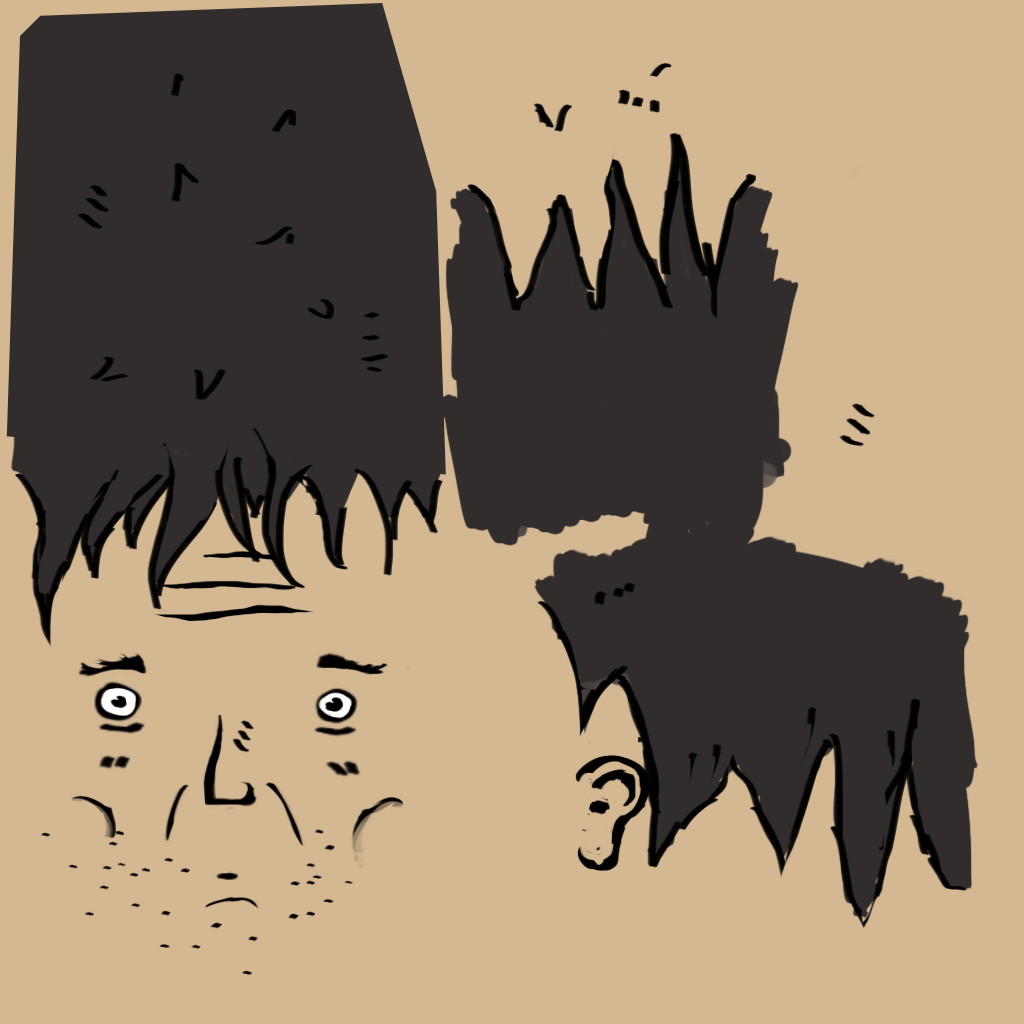
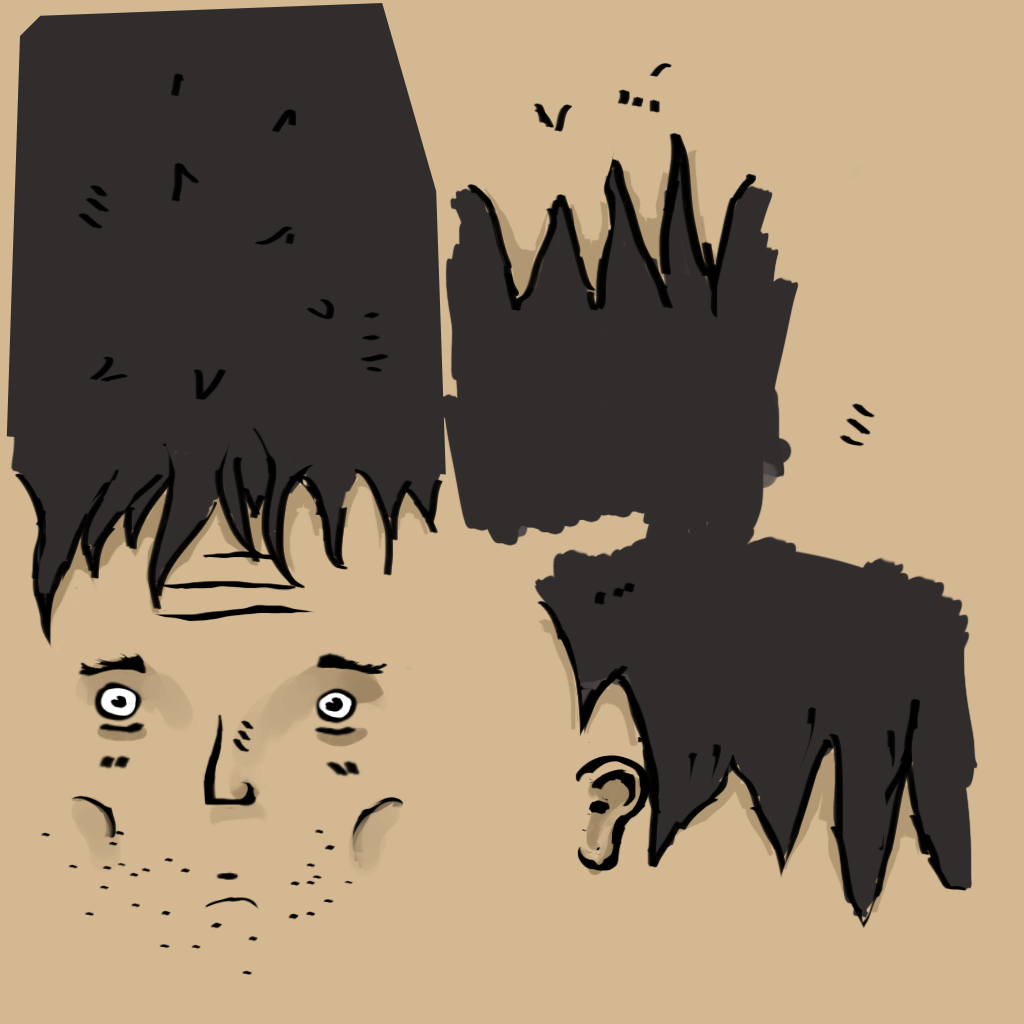
Layers edited between the first and the second 1024 × 1024 image:
painted on "Lines" over [164, 781, 305, 846]
painted on "Skin" over [49, 150, 920, 913]
